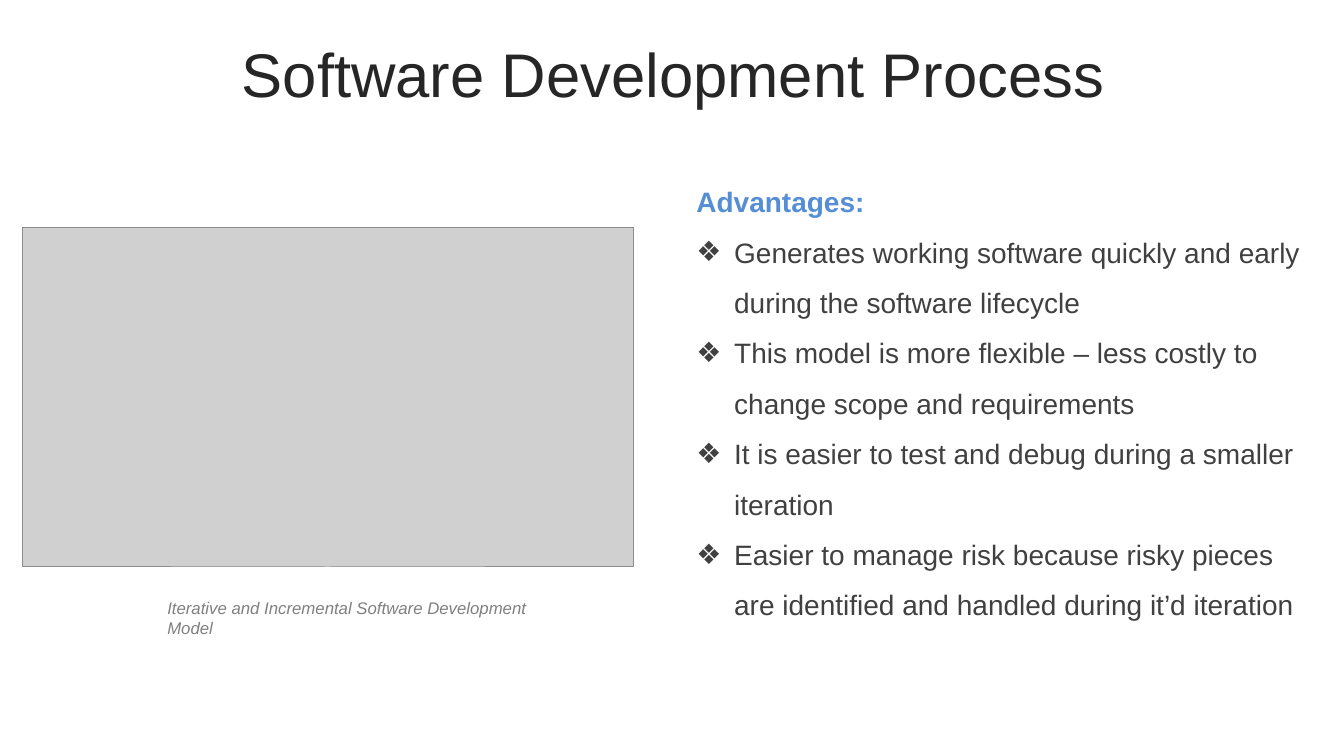
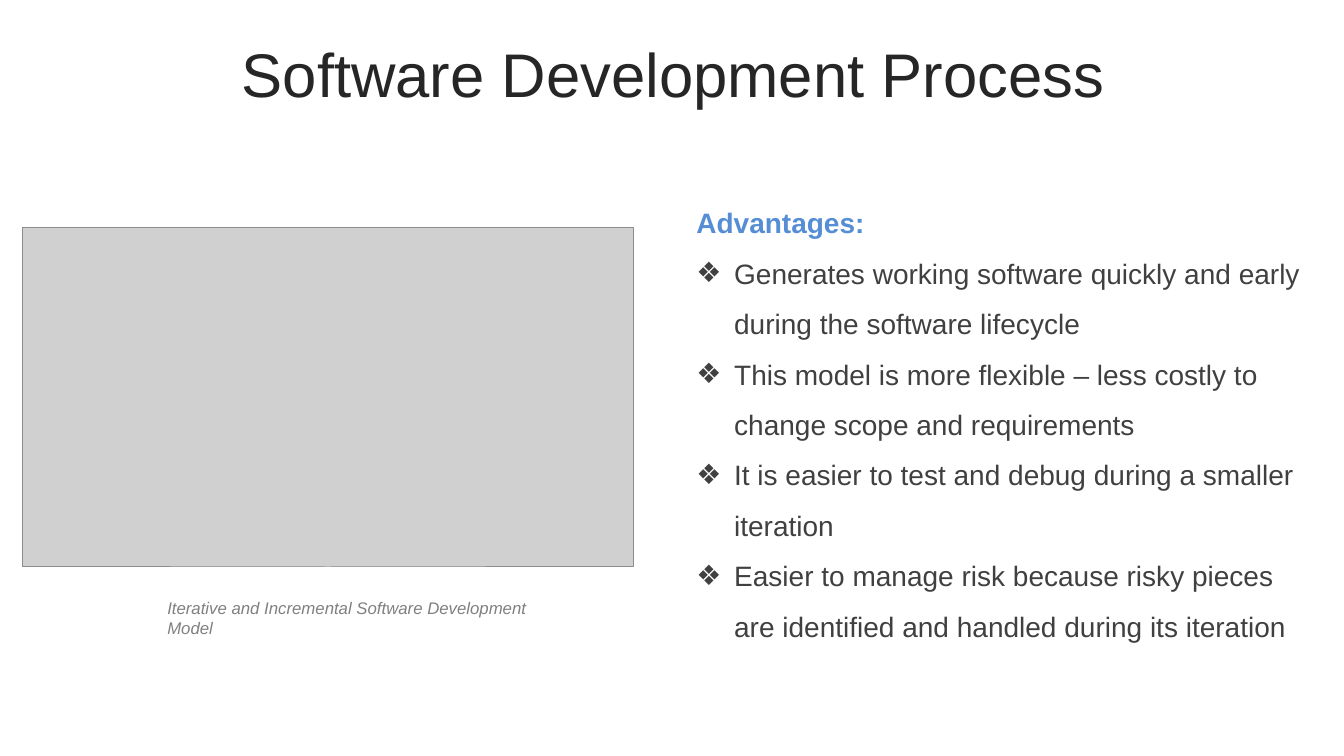
Before and after one commit to thaihavan/capstone_project, a slide deck: slide 10 of sources/docs/TripSharing.pptx (slide 9 before the commit). Drawn at 1344x756 pixels with LibreOffice and Linux fonts; fonts in the diff are those of the drawing; grey boxes stand for pictures. Boxes give left, top, right and bottom in pixels: in the first picture for what was removed or moved away, otherwise in the second. Text is boxed around its words. In the diff, an @@ line names an element or a change of style, - is before the commit and + after.

```diff
--- a/sources/docs/TripSharing.pptx
+++ b/sources/docs/TripSharing.pptx
@@ text "Advantages:": place and size @@
-text "Advantages:" at (696, 191, 1300, 621)
+text "Advantages:" at (696, 212, 1300, 642)
@@ text at (734, 565, 1286, 642): text changed @@
-❖ Easier to manage risk because risky pieces are identified and handled during it’d iteration
+❖ Easier to manage risk because risky pieces are identified and handled during its iteration
```
Also in this commit, not shown: 10 other slides changed, 3 slides added, 3 other files.
